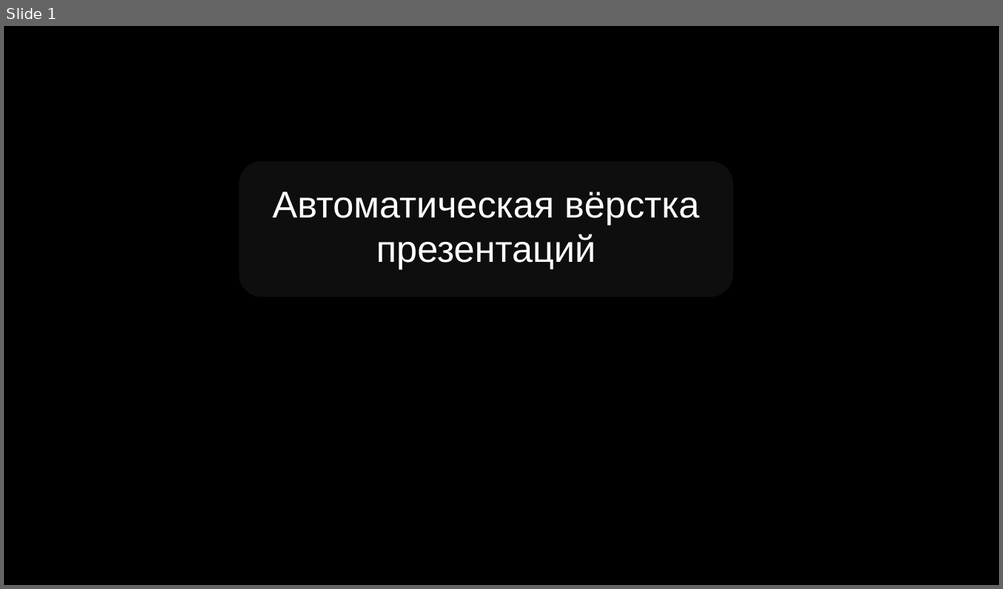
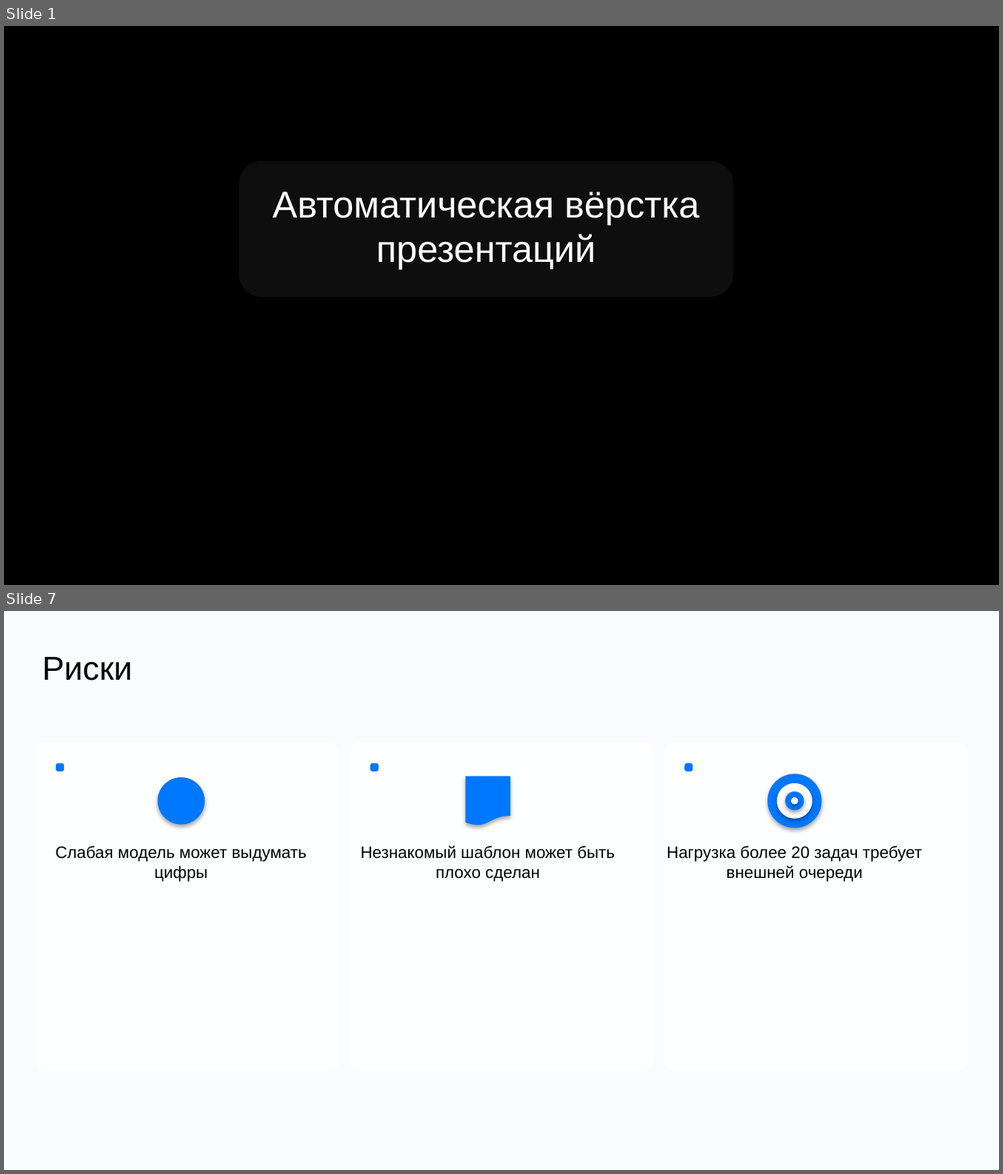
Before and after one commit to DiFoxenGit/-VKTechHackathon, a slide deck: samples/VK_Tech_шаблон__classic.pptx. Shown one above the other, each under a label of ours: slide 1 before the commit, slides 1 and 7 after it; the slides between them are not shown. The pictures are 1003x589 and 1003x1174 pixels, drawn with LibreOffice and Linux fonts; fonts in the diff are those of the drawing; background and template pictures are left out. Boxes give left, top, right and bottom in pixels: in the first picture for what was removed or moved away, otherwise in the second. Text is boxed around its words. In the diff, an @@ line names an element or a change of style, - is before the commit and + after.

```diff
--- a/samples/VK_Tech_шаблон__classic.pptx
+++ b/samples/VK_Tech_шаблон__classic.pptx
@@ slide 7 added at bbox=[4, 611, 999, 1170], background #FAFCFF @@
@@ text added at bbox=[42, 657, 133, 681], 24 pt, text #000000 @@
+Риски
@@ rounded rectangle added at bbox=[35, 742, 339, 1071], fill #FEFFFF @@
@@ rounded rectangle added at bbox=[349, 742, 654, 1071], fill #FEFFFF @@
@@ rounded rectangle added at bbox=[663, 742, 967, 1071], fill #FEFFFF @@
@@ rounded rectangle added at bbox=[56, 763, 64, 771], fill #0077FF @@
@@ rounded rectangle added at bbox=[370, 763, 378, 771], fill #0077FF @@
@@ rounded rectangle added at bbox=[684, 763, 692, 771], fill #0077FF @@
@@ ellipse added at bbox=[157, 777, 204, 824], fill #0077FF @@
@@ flow chart document added at bbox=[466, 776, 510, 826], fill #0077FF @@
@@ ellipse added at bbox=[767, 774, 820, 828], fill #0077FF @@
@@ ellipse added at bbox=[777, 783, 813, 819], fill #FFFFFF @@
@@ ellipse added at bbox=[785, 792, 804, 811], fill #0077FF @@
@@ ellipse added at bbox=[791, 798, 798, 805], fill #FFFFFF @@
@@ text added at bbox=[55, 846, 307, 882], 12 pt, text #000000 @@
+Слабая модель может выдумать цифры
@@ text added at bbox=[361, 846, 614, 882], 12 pt, text #000000 @@
+Незнакомый шаблон может быть плохо сделан
@@ text added at bbox=[666, 846, 922, 882], 12 pt, text #000000 @@
+Нагрузка более 20 задач требует внешней очереди
```
Also in this commit, not shown: 4 slides changed, 4 other slides added, 5 slides removed, 27 other files.
